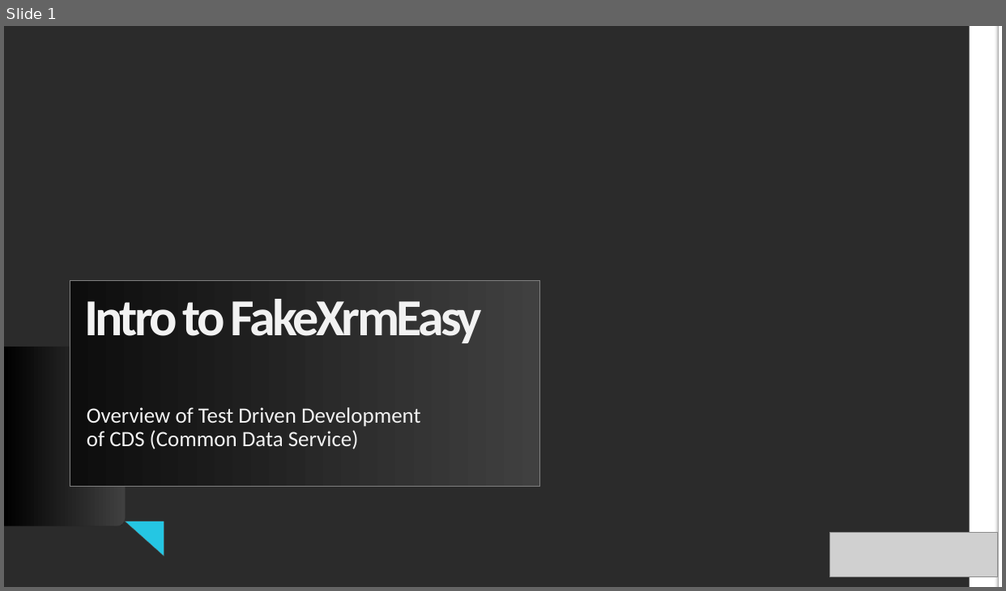
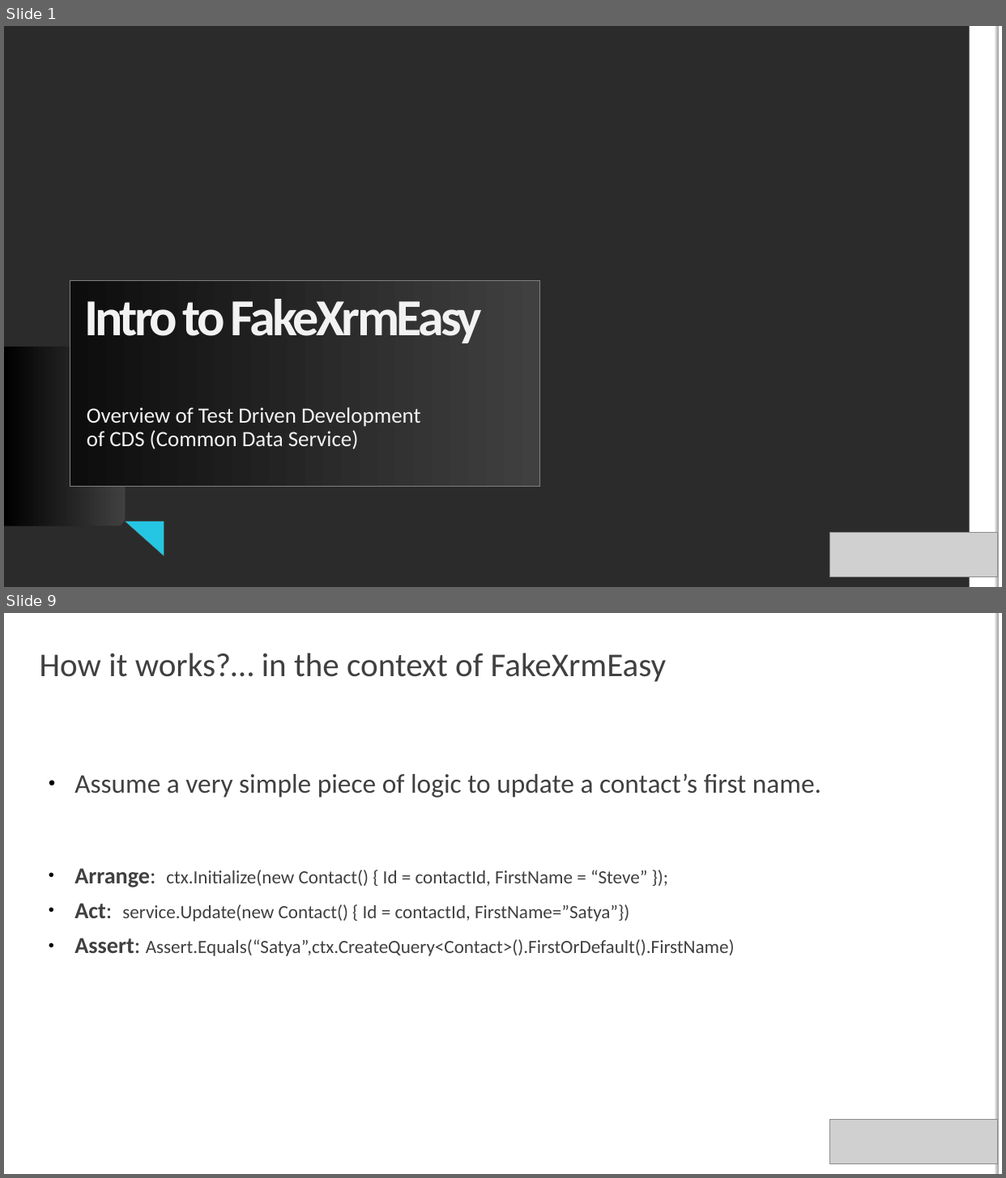
Before and after one commit to DynamicsValue/malaysia-bizappug-intro-to-fake-xrm-easy, a slide deck: Slides.pptx. Shown one above the other, each under a label of ours: slide 1 before the commit, slides 1 and 9 after it; the slides between them are not shown. The pictures are 1006x591 and 1006x1178 pixels, drawn with LibreOffice and Linux fonts; fonts in the diff are those of the drawing; grey boxes stand for pictures; background and template pictures are left out; a plain dark background stands for a picture behind light text. Boxes give left, top, right and bottom in pixels: in the first picture for what was removed or moved away, otherwise in the second. Text is boxed around its words. In the diff, an @@ line names an element or a change of style, - is before the commit and + after.

```diff
--- a/Slides.pptx
+++ b/Slides.pptx
@@ slide 9 added at bbox=[4, 613, 1002, 1174], background #FFFFFF; not listed: 2 template elements that a slide beside it also shows @@
@@ text added at bbox=[40, 653, 667, 682], 32 pt, text #404040 @@
+How it works?… in the context of FakeXrmEasy
@@ text added at bbox=[74, 773, 821, 798], 26 pt, text #404040 @@
+● Assume a very simple piece of logic to update a contact’s first name.
@@ text added at bbox=[74, 868, 735, 956], 18 pt, text #404040 @@
+● Arrange: ctx.Initialize(new Contact() { Id = contactId, FirstName = “Steve” });
+● Act: service.Update(new Contact() { Id = contactId, FirstName=”Satya”})
+● Assert: Assert.Equals(“Satya”,ctx.CreateQuery<Contact>().FirstOrDefault().FirstName)
@@ picture added at bbox=[829, 1120, 997, 1165] @@
```
Also in this commit, not shown: 1 slide changed, 8 other slides added, 7 slides removed, 1 other file.
